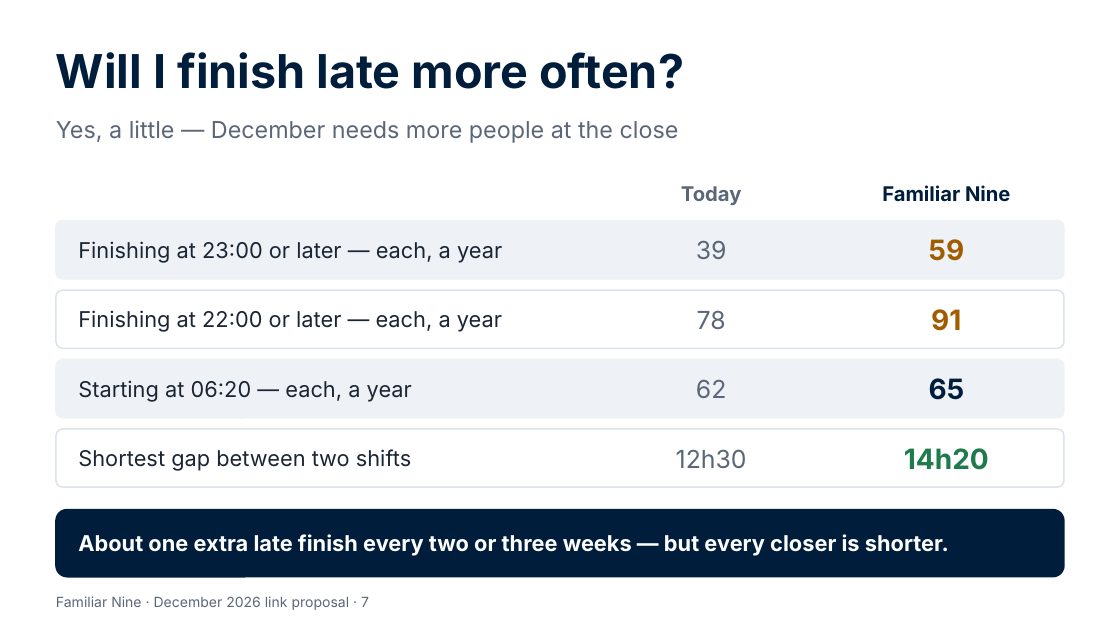
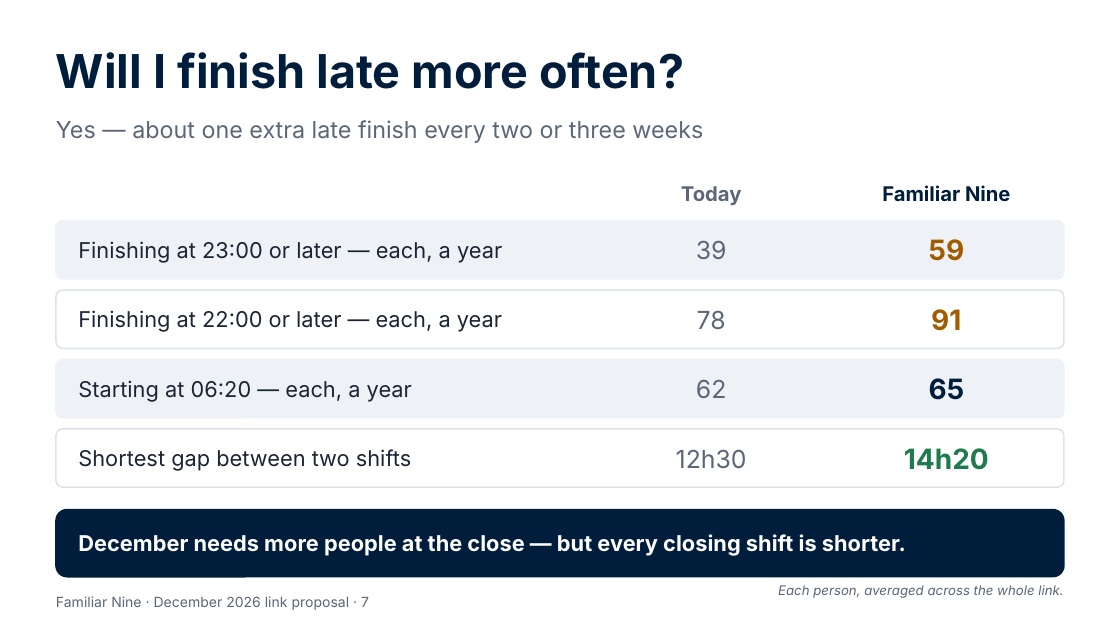
Before and after one commit to Garethdavidmiller/roster-app, a slide deck: slide 7 of docs/proposals/presentations/Familiar-Nine-for-colleagues.pptx. Drawn at 1120x630 pixels with LibreOffice and Linux fonts; fonts in the diff are those of the drawing. Boxes give left, top, right and bottom in pixels: in the first picture for what was removed or moved away, otherwise in the second. Text is boxed around its words. In the diff, an @@ line names an element or a change of style, - is before the commit and + after.

```diff
--- a/docs/proposals/presentations/Familiar-Nine-for-colleagues.pptx
+++ b/docs/proposals/presentations/Familiar-Nine-for-colleagues.pptx
@@ text at (x1=56, y1=120, x2=703, y2=143): text changed @@
-Yes, a little — December needs more people at the close
+Yes — about one extra late finish every two or three weeks
@@ text at (x1=78, y1=534, x2=906, y2=556): text changed @@
-About one extra late finish every two or three weeks — but every closer is shorter.
+December needs more people at the close — but every closing shift is shorter.
@@ text added at (x1=778, y1=585, x2=1063, y2=598), 8.5 pt, text #5B6778, italic @@
+Each person, averaged across the whole link.
```
Also in this commit, not shown: 5 other slides changed, 5 other files.
